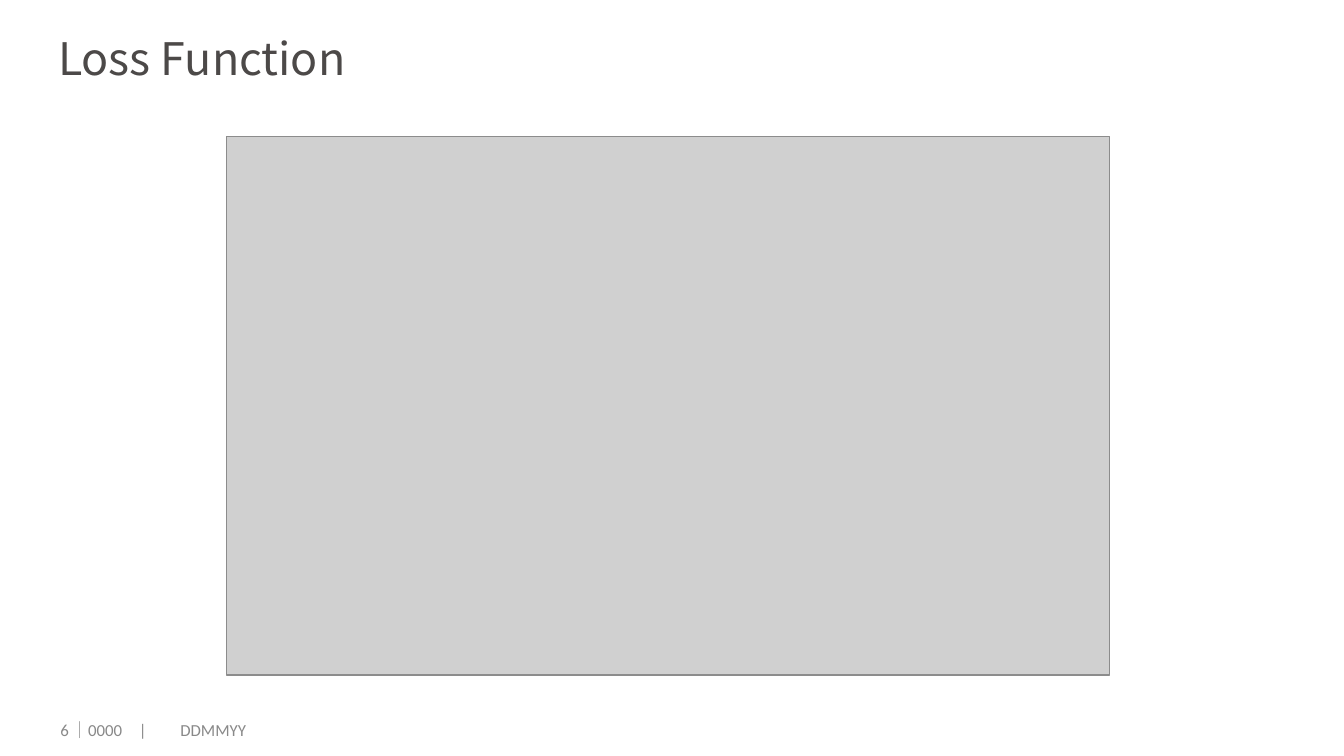
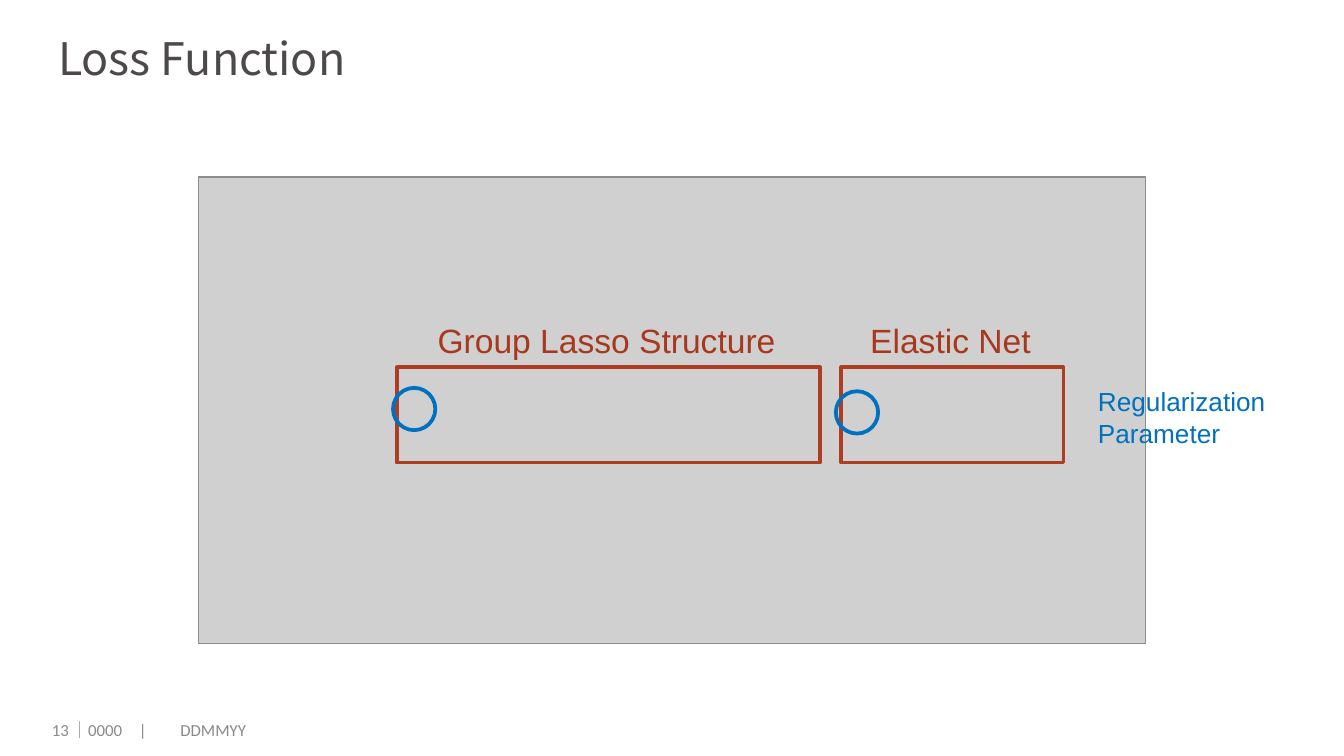
Before and after one commit to dengwx11/GroupLasso, a slide deck: slide 14 of manu & slides/Final.pptx (slide 7 before the commit). Drawn at 1344x756 pixels with LibreOffice and Linux fonts; fonts in the diff are those of the drawing; grey boxes stand for pictures; background and template pictures are left out. Boxes give left, top, right and bottom in pixels: in the first picture for what was removed or moved away, otherwise in the second. Text is boxed around its words. In the diff, an @@ line names an element or a change of style, - is before the commit and + after.

```diff
--- a/manu & slides/Final.pptx
+++ b/manu & slides/Final.pptx
@@ picture: place and size @@
-picture at bbox=[227, 136, 1110, 675]
+picture at bbox=[198, 177, 1145, 644]
@@ text added at bbox=[438, 329, 775, 359], 18 pt, text #A7381D @@
+Group Lasso Structure
@@ text added at bbox=[870, 328, 1030, 354], 18 pt, text #A7381D @@
+Elastic Net
@@ ellipse added at bbox=[392, 388, 434, 430], outline #0070C0 2 pt @@
@@ rectangle added at bbox=[396, 367, 820, 462], outline #AD3F25 2 pt @@
@@ rectangle added at bbox=[841, 367, 1063, 462], outline #AD3F25 2 pt @@
@@ ellipse added at bbox=[836, 391, 878, 433], outline #0070C0 2 pt @@
@@ text added at bbox=[1098, 390, 1265, 448], 14 pt, text #0070C0 @@
+Regularization
+Parameter
@@ page number at bbox=[52, 725, 69, 736]: text changed @@
-6
+13
```
Also in this commit, not shown: 14 other slides changed, 11 slides added, 3 slides removed, 2 other files.
